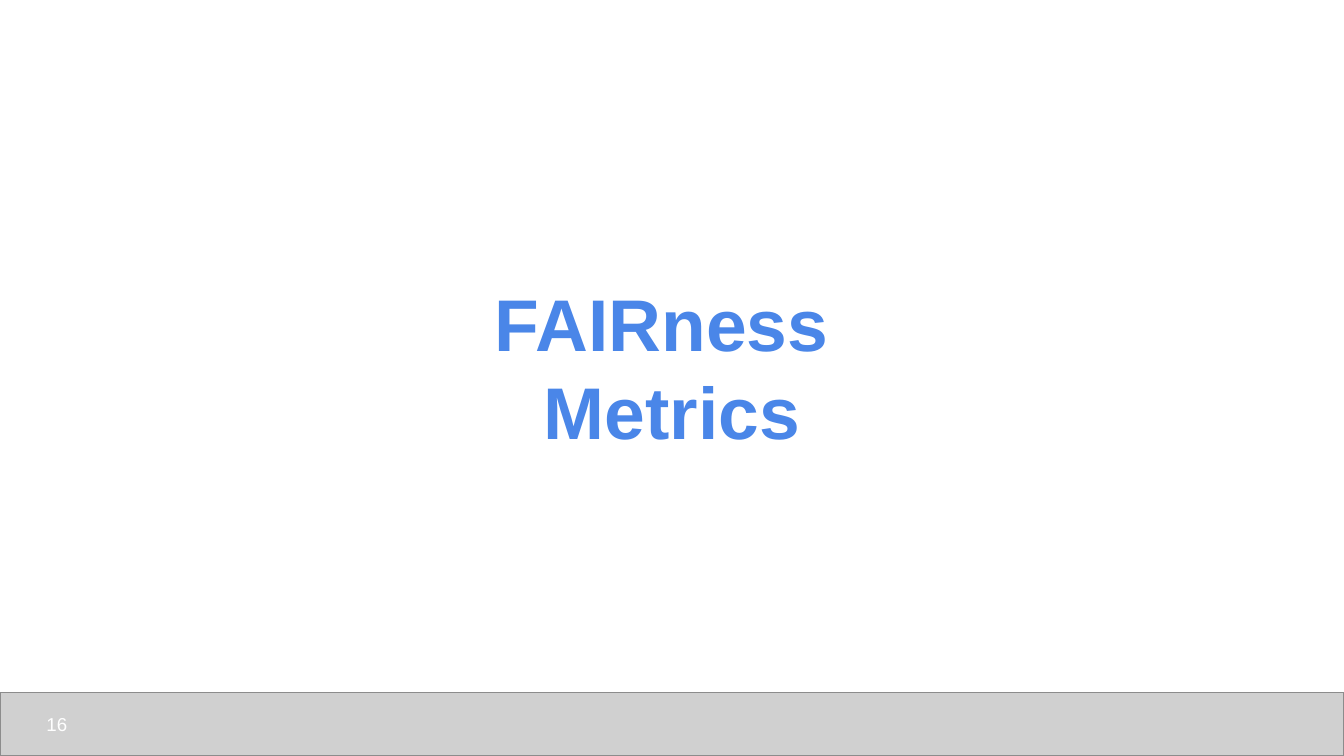
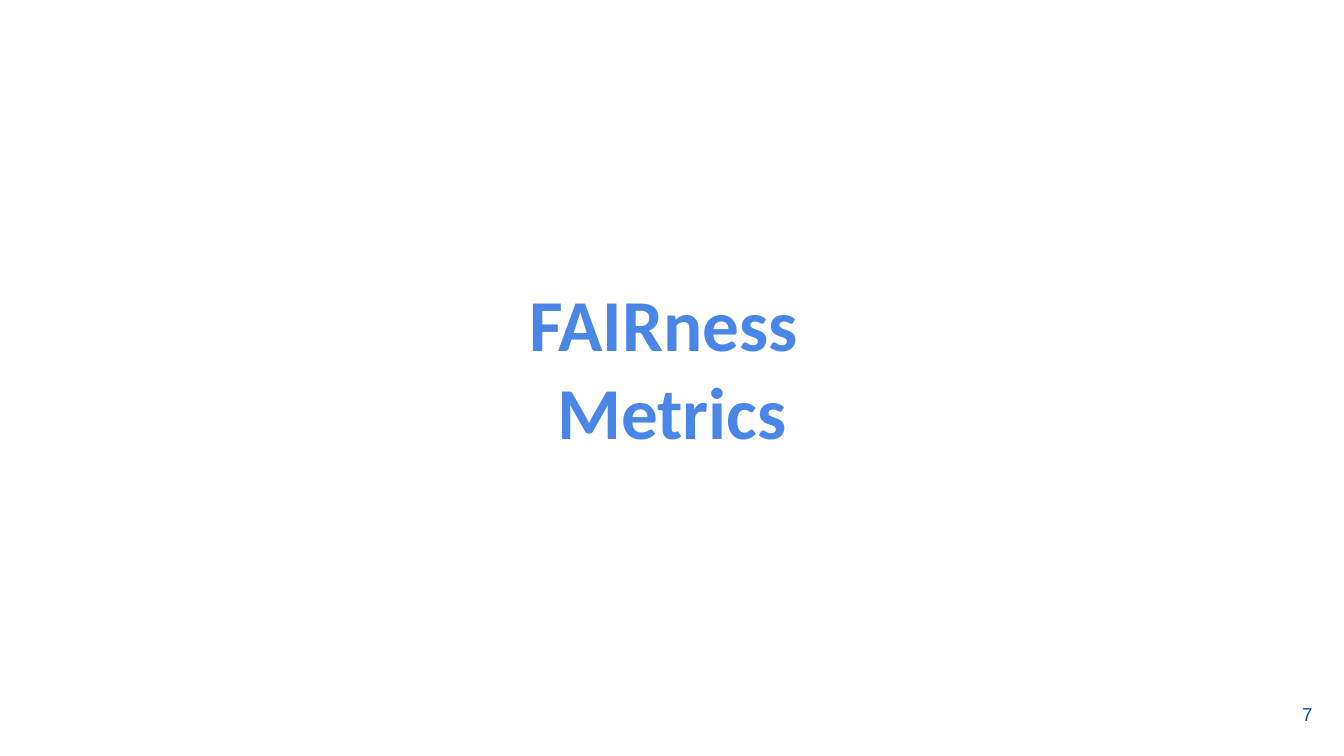
Before and after one commit to udel-cbcb/NIGMS-Sandbox-UD, a slide deck: slide 8 of Submodule_2/Lectures/Submodule_2_Lecture_2_FAIR_Data_Principles_and_FAIRness_Metrics.pptx (slide 16 before the commit). Drawn at 1344x756 pixels with LibreOffice and Linux fonts; fonts in the diff are those of the drawing; grey boxes stand for pictures; background and template pictures are left out. Boxes give left, top, right and bottom in pixels: in the first picture for what was removed or moved away, otherwise in the second. Text is boxed around its words. In the diff, an @@ line names an element or a change of style, - is before the commit and + after.

```diff
--- a/Submodule_2/Lectures/Submodule_2_Lecture_2_FAIR_Data_Principles_and_FAIRness_Metrics.pptx
+++ b/Submodule_2/Lectures/Submodule_2_Lecture_2_FAIR_Data_Principles_and_FAIRness_Metrics.pptx
@@ title "FAIRness" at (529,303,798,440): font Arial to Calibri @@
@@ picture removed at (0,692,1344,755) @@
@@ page number removed at (46,718,67,731) @@
-16
@@ page number added at (1302,708,1312,721), 10 pt, text #00539F @@
+7
```
Also in this commit, not shown: 8 other slides changed, 3 slides added, 15 slides removed, 1 other file.
